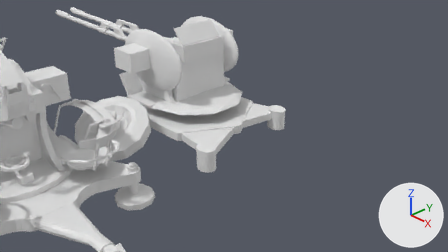
A saved change to the Blender file sources/Zu23B.blend.
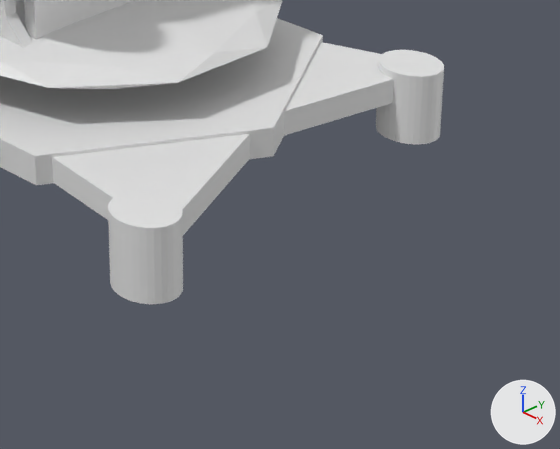
Each version appears first from the file's camera 'Camera', and next in a close-up on the part from 37% to 71% of the width and 36% to 84% of the height. Arrows for +X, +Y and +Z are at lower right; the lights stay in place.

The scene before the commit, as lines of its bpy script (objects in view):
```python
me_cube_001 = bpy.data.meshes.new('Cube.001')
me_cube_001.from_pydata(...)  # 1140 vertices, 1220 faces; spans x -2.9..5.74, y -1.0..6.42, z -5.28..3.09
me_cylinder_003 = bpy.data.meshes.new('Cylinder.003')
me_cylinder_003.from_pydata(...)  # 222 vertices, 125 faces; spans x -17.7..1.0, y -1.0..14.5, z -1.0..1.0
ob_cube_001 = bpy.data.objects.new('Cube.001', me_cube_001)
ob_cube_001.parent = ob_turret
ob_cube_001.matrix_parent_inverse = Matrix(((1.0, 0.0, 0.0, -11.72), (0.0, 1.0, 0.0, -1.925), (0.0, 0.0, 1.0, -1.579), (0.0, 0.0, 0.0, 1.0)))
ob_cube_001.location = (11.18, 1.133, 2.107)
ob_cube_001.scale = (0.287, 0.372, 0.203)
ob_cylinder_002 = bpy.data.objects.new('Cylinder.002', me_cylinder_003)
ob_cylinder_002.parent = ob_base
ob_cylinder_002.matrix_parent_inverse = Matrix(((1.0, 0.0, 0.0, 0.415), (0.0, 1.0, 0.0, 0.0741), (0.0, 0.0, 1.0, -1.126), (0.0, 0.0, 0.0, 1.0)))
ob_cylinder_002.location = (1.457, -1.285, 0.722)
ob_cylinder_002.scale = (0.202, 0.168, 0.216)
```
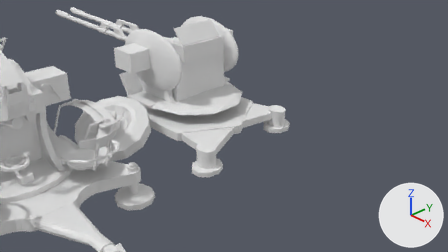
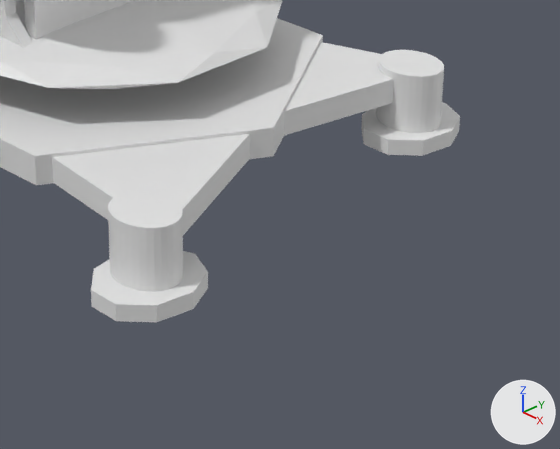
Boxes [x1, y1, x2, y2] around the edits, measured in the close-ups (560 x 449 px):
'Cylinder.002', reshaped
    before: [0, 18, 444, 304]
    after: [0, 18, 460, 322]
part 1 of me_cylinder_003, added
    after: [362, 102, 460, 156]
part 2 of me_cylinder_003, added
    after: [91, 251, 208, 322]

What changed in the scene script:
```text
Change me_cylinder_003:
    where me_cylinder_003.from_pydata(...)  # 222 vertices, 125 faces; spans x -17.7..1.0, y -1.0..14.5, z -1.0..1.0
    used by ob_cylinder_002; parent = ob_base; location = (1.457, -1.285, 0.722); scale = (0.202, 0.168, 0.216)
    me_cylinder_003 part 1: a new loose piece, a 9-sided cylinder along z spanning x -2.55..0.11, y 11.81..15.46, z -1.11..-0.66
    me_cylinder_003 part 2: a new loose piece, a 9-sided cylinder along z spanning x -1.18..1.49, y -1.85..1.8, z -1.11..-0.66
```
